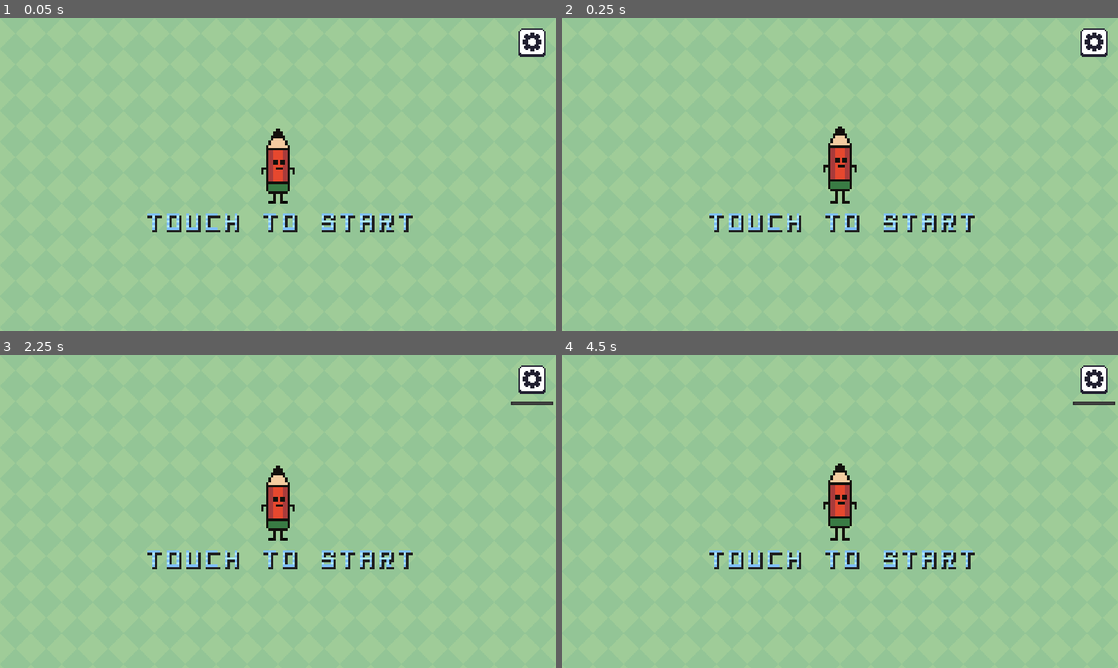
Above: before the commit, frames 1-4 (two rows, left to right).
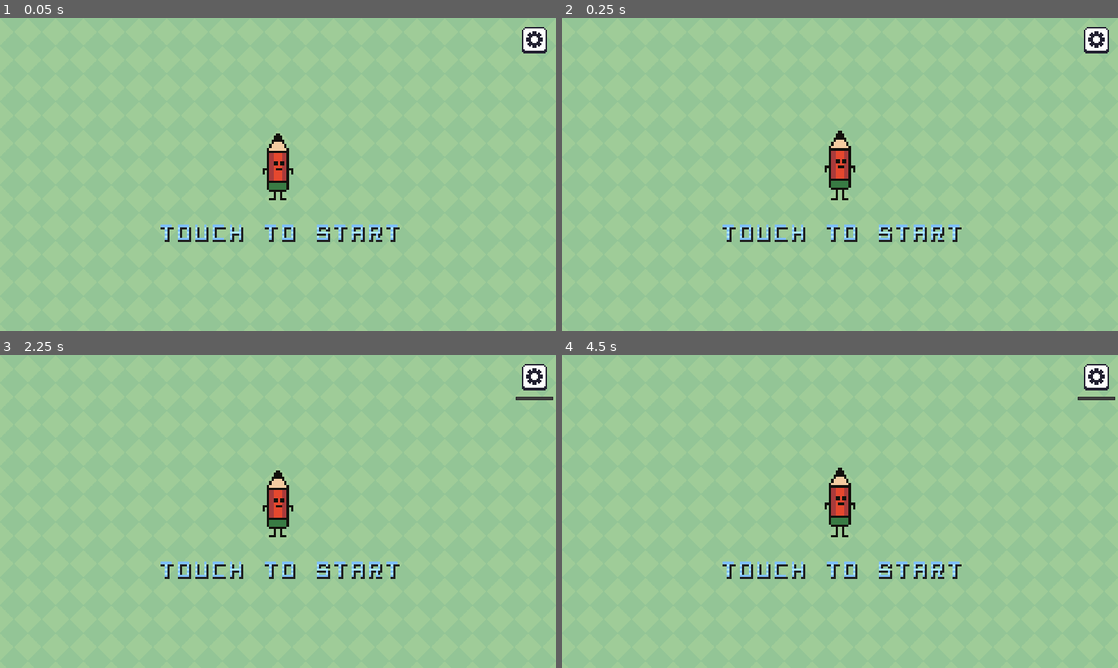
Above: after the commit, the same moments.

Repository: omrfrkkus/pencil_2d_platformer
Game: Godot game, scene res://scenes/main_menu.tscn
Two runs of this game, one before a commit and one after it. Both use one fixed random seed, a clock stepped at 60 frames per second and the inputs below.
Inputs (mouse positions are in pixels of both pictures, inside the frame that each line leads up to; where the layout moved, square brackets give the same spot in the first picture):
- Up to frame 1 (0.05 s): no input
- Up to frame 2 (0.25 s): no input
- Up to frame 3 (2.25 s): click "GO" at 0.5 s; click "GO" at 1.25 s; click (533, 376) [533, 380] at 2 s
- Up to frame 4 (4.5 s): hold Right (right) 2.78-4.28 s; tap Space (jump) at 2.85, 3.02, 3.32, 3.6, 3.77, 4.07, 4.35 s; tap Enter at 4.25 s; hold Left (left) from 4.28 s (still down)

The runs differ from the first frame. In frame 1, 2.7% of the frame differs, in the area x 26-99%, y 2-72%; in frame 2, 2.7%; in frame 3, 2.9%, in the area x 26-100%, y 2-72%; in frame 4, 2.9%.

Commit message:
added mobile controls
Mobile controls and buttons added

Diff:
--- /dev/null
+++ b/UI/mobile_controls.tscn
@@ -0,0 +1,40 @@
+[gd_scene load_steps=6 format=3 uid="uid://bfd2cihkddurq"]
+
+[ext_resource type="Texture2D" uid="uid://dc8vv8tmfhal6" path="res://images/ui/left.png" id="1_vi3xu"]
+[ext_resource type="Texture2D" uid="uid://cs5rrdkknoj2m" path="res://images/ui/right.png" id="2_o2sy4"]
+
+[sub_resource type="RectangleShape2D" id="RectangleShape2D_kk0f6"]
+size = Vector2(200, 720)
+
+[sub_resource type="RectangleShape2D" id="RectangleShape2D_nrt0p"]
+size = Vector2(470, 720)
+
+[sub_resource type="RectangleShape2D" id="RectangleShape2D_j0ioc"]
+size = Vector2(600, 600)
+
+[node name="CanvasLayer" type="CanvasLayer"]
+
+[node name="left" type="TouchScreenButton" parent="."]
+position = Vector2(100, 360)
+shape = SubResource("RectangleShape2D_kk0f6")
+action = "left"
+
+[node name="Left" type="Sprite2D" parent="left"]
+position = Vector2(0, 260)
+scale = Vector2(3, 3)
+texture = ExtResource("1_vi3xu")
+
+[node name="right" type="TouchScreenButton" parent="."]
+position = Vector2(438, 360)
+shape = SubResource("RectangleShape2D_nrt0p")
+action = "right"
+
+[node name="Right" type="Sprite2D" parent="right"]
+position = Vector2(-138, 260)
+scale = Vector2(3, 3)
+texture = ExtResource("2_o2sy4")
+
+[node name="jump" type="TouchScreenButton" parent="."]
+position = Vector2(981, 420)
+shape = SubResource("RectangleShape2D_j0ioc")
+action = "jump"
--- a/project.godot
+++ b/project.godot
@@ -17,6 +17,8 @@
 
 [display]
 
+window/size/viewport_width=1280
+window/size/viewport_height=720
 window/stretch/mode="canvas_items"
 window/stretch/aspect="expand"
 
@@ -47,6 +49,10 @@
 ]
 }
 
+[input_devices]
+
+pointing/emulate_touch_from_mouse=true
+
 [physics]
 
 2d/default_gravity=2000.0
--- a/scenes/level1.tscn
+++ b/scenes/levels/level1.tscn
@@ -1,19 +1,20 @@
-[gd_scene load_steps=14 format=3 uid="uid://d31qpewbyksf4"]
-
-[ext_resource type="Script" path="res://game_manager.gd" id="1_dxqbv"]
-[ext_resource type="Texture2D" uid="uid://dxuvauedyxoly" path="res://images/Green.png" id="2_jp15o"]
-[ext_resource type="Texture2D" uid="uid://hq67av05w1l7" path="res://images/Terrain (16x16).png" id="3_m5jup"]
-[ext_resource type="PackedScene" uid="uid://sjoim2ad2w0l" path="res://scenes/main_character.tscn" id="4_tfs4c"]
-[ext_resource type="PackedScene" uid="uid://2fy3j6kohjum" path="res://scenes/collectible.tscn" id="5_t5tp5"]
-[ext_resource type="PackedScene" uid="uid://bwlq3owfj8aag" path="res://scenes/finish.tscn" id="6_woiex"]
-[ext_resource type="PackedScene" uid="uid://drtdi17umgscp" path="res://scenes/level2.tscn" id="7_176n4"]
-[ext_resource type="PackedScene" uid="uid://b78q3f6nbjjev" path="res://scenes/enemy_sharpener.tscn" id="8_x222k"]
-[ext_resource type="FontFile" uid="uid://to2inn4lww5g" path="res://font/CONCHARS.png" id="9_y36ex"]
-[ext_resource type="PackedScene" uid="uid://dg6jrn3kk0vrv" path="res://UI/transitions.tscn" id="10_gfa1j"]
-[ext_resource type="PackedScene" uid="uid://7mkwpdwagvjq" path="res://UI/pause_menu.tscn" id="10_n7lkg"]
+[gd_scene load_steps=15 format=3 uid="uid://d31qpewbyksf4"]
+
+[ext_resource type="Script" path="res://game_manager.gd" id="1_wv8gq"]
+[ext_resource type="Texture2D" uid="uid://dxuvauedyxoly" path="res://images/Green.png" id="2_pddwg"]
+[ext_resource type="Texture2D" uid="uid://hq67av05w1l7" path="res://images/Terrain (16x16).png" id="3_4wi0c"]
+[ext_resource type="PackedScene" uid="uid://sjoim2ad2w0l" path="res://scenes/main_character.tscn" id="4_66qlp"]
+[ext_resource type="PackedScene" uid="uid://2fy3j6kohjum" path="res://scenes/collectible.tscn" id="5_geh25"]
+[ext_resource type="PackedScene" uid="uid://bwlq3owfj8aag" path="res://scenes/finish.tscn" id="6_nlgtb"]
+[ext_resource type="PackedScene" uid="uid://drtdi17umgscp" path="res://scenes/levels/level2.tscn" id="7_vyl6f"]
+[ext_resource type="PackedScene" uid="uid://b78q3f6nbjjev" path="res://scenes/enemy_sharpener.tscn" id="8_65764"]
+[ext_resource type="PackedScene" uid="uid://dg6jrn3kk0vrv" path="res://UI/transitions.tscn" id="9_qn4hc"]
+[ext_resource type="PackedScene" uid="uid://7mkwpdwagvjq" path="res://UI/pause_menu.tscn" id="10_d6v8p"]
+[ext_resource type="FontFile" uid="uid://to2inn4lww5g" path="res://font/CONCHARS.png" id="11_ck2ab"]
+[ext_resource type="PackedScene" uid="uid://bfd2cihkddurq" path="res://UI/mobile_controls.tscn" id="12_nouqw"]
 
 [sub_resource type="TileSetAtlasSource" id="TileSetAtlasSource_rthhm"]
-texture = ExtResource("3_m5jup")
+texture = ExtResource("3_4wi0c")
 0:0/0 = 0
 0:0/0/physics_layer_0/linear_velocity = Vector2(0, 0)
 0:0/0/physics_layer_0/angular_velocity = 0.0
@@ -618,12 +619,13 @@
 format = 2
 layer_0/tile_data = PackedInt32Array(851968, 458752, 0, 851969, 458752, 0, 851970, 458752, 0, 851971, 458752, 0, 851972 …(6786 unchanged characters)…
 
-[node name="CharacterBody2D" parent="SceneObjects" instance=ExtResource("4_tfs4c")]
+[node name="CharacterBody2D" parent="SceneObjects" instance=ExtResource("4_66qlp")]
 position = Vector2(104, 248)
 
 [node name="Camera2D" type="Camera2D" parent="SceneObjects/CharacterBody2D"]
 process_callback = 0
 limit_left = -100
+limit_top = -100
 limit_bottom = 670
 position_smoothing_enabled = true
 position_smoothing_speed = 7.0
@@ -632,27 +634,27 @@
 
 [node name="Collectibles Group" type="Node" parent="SceneObjects"]
 
-[node name="Collectible1" parent="SceneObjects/Collectibles Group" instance=ExtResource("5_t5tp5")]
+[node name="Collectible1" parent="SceneObjects/Collectibles Group" instance=ExtResource("5_geh25")]
 position = Vector2(571, 436)
 
-[node name="Collectible2" parent="SceneObjects/Collectibles Group" instance=ExtResource("5_t5tp5")]
+[node name="Collectible2" parent="SceneObjects/Collectibles Group" instance=ExtResource("5_geh25")]
 position = Vector2(697, 435)
 
-[node name="Collectible3" parent="SceneObjects/Collectibles Group" instance=ExtResource("5_t5tp5")]
+[node name="Collectible3" parent="SceneObjects/Collectibles Group" instance=ExtResource("5_geh25")]
 position = Vector2(66, 388)
 
-[node name="Finish" parent="SceneObjects" node_paths=PackedStringArray("transitioner") instance=ExtResource("6_woiex")]
+[node name="Finish" parent="SceneObjects" node_paths=PackedStringArray("transitioner") instance=ExtResource("6_nlgtb")]
 position = Vector2(1671, 574)
-target_level = ExtResource("7_176n4")
+target_level = ExtResource("7_vyl6f")
 transitioner = NodePath("../../UI/Transitions")
 
-[node name="EnemySharpener" parent="SceneObjects" node_paths=PackedStringArray("transitioner") instance=ExtResource("8_x222k")]
+[node name="EnemySharpener" parent="SceneObjects" node_paths=PackedStringArray("transitioner") instance=ExtResource("8_65764")]
 position = Vector2(1998, 575)
 transitioner = NodePath("../../UI/Transitions")
 left_limit = 1500.0
 right_limit = 2100.0
 
-[node name="EnemySharpener2" parent="SceneObjects" node_paths=PackedStringArray("transitioner") instance=ExtResource("8_x222k")]
+[node name="EnemySharpener2" parent="SceneObjects" node_paths=PackedStringArray("transitioner") instance=ExtResource("8_65764")]
 position = Vector2(1020, 431)
 transitioner = NodePath("../../UI/Transitions")
 left_limit = 700.0
@@ -660,10 +662,12 @@
 
 [node name="UI" type="CanvasLayer" parent="."]
 
-[node name="Transitions" parent="UI" instance=ExtResource("10_gfa1j")]
-scene_to_load = ExtResource("7_176n4")
-
-[node name="Pause_Menu" parent="UI" node_paths=PackedStringArray("game_manager") instance=ExtResource("10_n7lkg")]
+[node name="Transitions" parent="UI" instance=ExtResource("9_qn4hc")]
+visible = false
+scene_to_load = ExtResource("7_vyl6f")
+
+[node name="Pause_Menu" parent="UI" node_paths=PackedStringArray("game_manager") instance=ExtResource("10_d6v8p")]
+visible = false
 game_manager = NodePath("../../GameManager")
 
 [node name="Points Label" type="Label" parent="UI"]
@@ -671,8 +675,11 @@
 texture_filter = 1
 offset_right = 302.0
 offset_bottom = 71.0
-theme_override_fonts/font = ExtResource("9_y36ex")
+theme_override_fonts/font = ExtResource("11_ck2ab")
 theme_override_font_sizes/font_size = 25
 text = "Points : 0"
 horizontal_alignment = 1
 vertical_alignment = 1
+
+[node name="CanvasLayer" parent="UI" instance=ExtResource("12_nouqw")]
+visible = false
--- a/scenes/level2.tscn
+++ b/scenes/levels/level2.tscn
@@ -10,6 +10,7 @@
 [ext_resource type="FontFile" uid="uid://to2inn4lww5g" path="res://font/CONCHARS.png" id="8_o7uhm"]
 [ext_resource type="PackedScene" uid="uid://dg6jrn3kk0vrv" path="res://UI/transitions.tscn" id="8_shvyg"]
 [ext_resource type="PackedScene" uid="uid://7mkwpdwagvjq" path="res://UI/pause_menu.tscn" id="9_3cbvs"]
+[ext_resource type="PackedScene" uid="uid://bfd2cihkddurq" path="res://UI/mobile_controls.tscn" id="11_60h45"]
 
 [sub_resource type="TileSetAtlasSource" id="TileSetAtlasSource_rthhm"]
 texture = ExtResource("3_vxgj6")
@@ -648,9 +649,11 @@
 [node name="UI" type="CanvasLayer" parent="."]
 
 [node name="Transitions" parent="UI" instance=ExtResource("8_shvyg")]
+visible = false
 scene_to_load = ExtResource("7_bnrid")
 
 [node name="Pause_Menu" parent="UI" node_paths=PackedStringArray("game_manager") instance=ExtResource("9_3cbvs")]
+visible = false
 game_manager = NodePath("../../GameManager")
 
 [node name="Points Label" type="Label" parent="UI"]
@@ -663,3 +666,6 @@
 text = "Points : 0"
 horizontal_alignment = 1
 vertical_alignment = 1
+
+[node name="CanvasLayer" parent="UI" instance=ExtResource("11_60h45")]
+visible = false
--- a/scenes/main_menu.gd
+++ b/scenes/main_menu.gd
@@ -12,8 +12,8 @@
 
 
 func _on_level_1_pressed():
-	get_tree().change_scene_to_file("res://scenes/level1.tscn")
+	get_tree().change_scene_to_file("res://scenes/levels/level1.tscn")
 
 
 func _on_level_2_pressed():
-	get_tree().change_scene_to_file("res://scenes/level2.tscn")
+	get_tree().change_scene_to_file("res://scenes/levels/level2.tscn")
Binary file added: images/ui/left.png
Not shown, added: images/ui/left.png.import
Binary file added: images/ui/right.png
Not shown, added: images/ui/right.png.import
Not shown: 2 places in scenes/levels/level1.tscn that only renumber resources
Not shown: 1 places in scenes/levels/level2.tscn that only renumber resources
